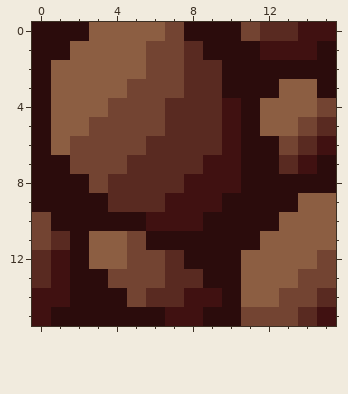
A pixel-art file gets an edit: assets/textures/tilesets/grassland/tile_edit.ase. The picture above is the old version.
16x16 pixels, 1 frame.
The result:
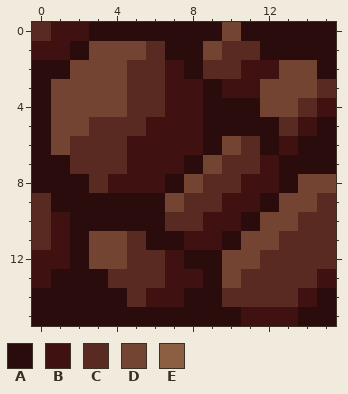
Palette (. is transparent): A #2b0c0c  B #401111  C #592a21  D #734432  E #8c5e42
Difference:
layer "Layer 1" added
layer "Background" removed
layer "Rocks/Layer 1" removed
layer "Rocks/Layer 2" removed
layer "Rocks/Layer 3" removed
layer "Rocks/Layer 3 Copy" removed
Changed rows in their new state; - is an unchanged pixel.
Layer "Layer 1":
first column x 0:
 0 CBBAAAAA--DAAAAA
 1 BBADDDCAADCCAAA-
 2 -ADDDCCBA-CBBDD-
 3 -DDDDCCBBABBDDDC
 4 -DDD-CCBBAA-DDCB
 5 -DDCCCBBBAA-ACBA
 6 -DCCCBBBBADC-BAA
 7 --CCCBBBADCCBAA-
 8 ---CBBBADCCBB-DD
 9 C---AAADCCBB-DDC
10 CB----ACCBB-DDCC
11 CB-DDC--BB-DDCCC
12 B--DDCCB--DDCCCC
13 BA--CCCBB-DCCCCB
14 AA---CBBAACCCCBA
15 A------AA--BBBAA
